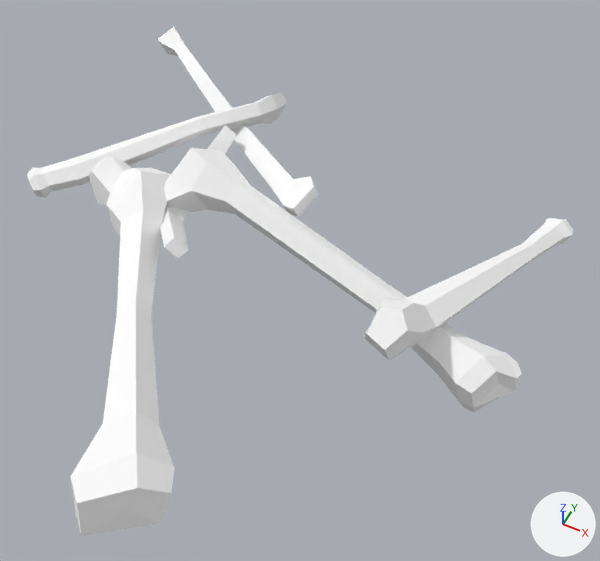
Renders of the glTF model public/siege/scifi/swamp_SM_Prop_Bone_Pile_01.gltf from each side of a commit.
The view is the same before and after, from a 50 mm camera at (0.437, -0.694, 0.88) aimed at (0.091, -0.003, 0.016). Arrows for +X, +Y and +Z are at lower right; the lights stay in place. The first picture is the older version. Where no turn or scale is listed for an object, it has been applied to the vertices.

Names of what the first picture shows: 'SM_Prop_Bone_Pile_01'.
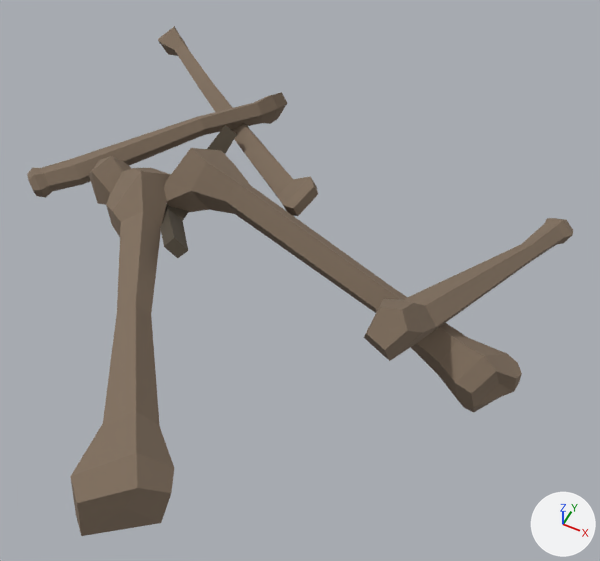
The change, as a list of edits to the scene's bpy script:
```text
Add img_polygonnaturebiomes_swamp_texture_01:
    img_polygonnaturebiomes_swamp_texture_01 = load_image('PolygonNatureBiomes_Swamp_Texture_01', 'PolygonNatureBiomes_Swamp_Texture_01.webp', 4096, 4096, 'sRGB')
Change mat_pcd5:
    remove mat_pcd5.base_color = (1.0, 1.0, 1.0)  # white #ffffff
    add mat_pcd5.texture = img_polygonnaturebiomes_swamp_texture_01
```

Changed parts and their boxes [x1, y1, x2, y2] in the pictures (600 x 561 px):
'SM_Prop_Bone_Pile_01', surface changed (white to brown): [27, 26, 573, 536] in both
